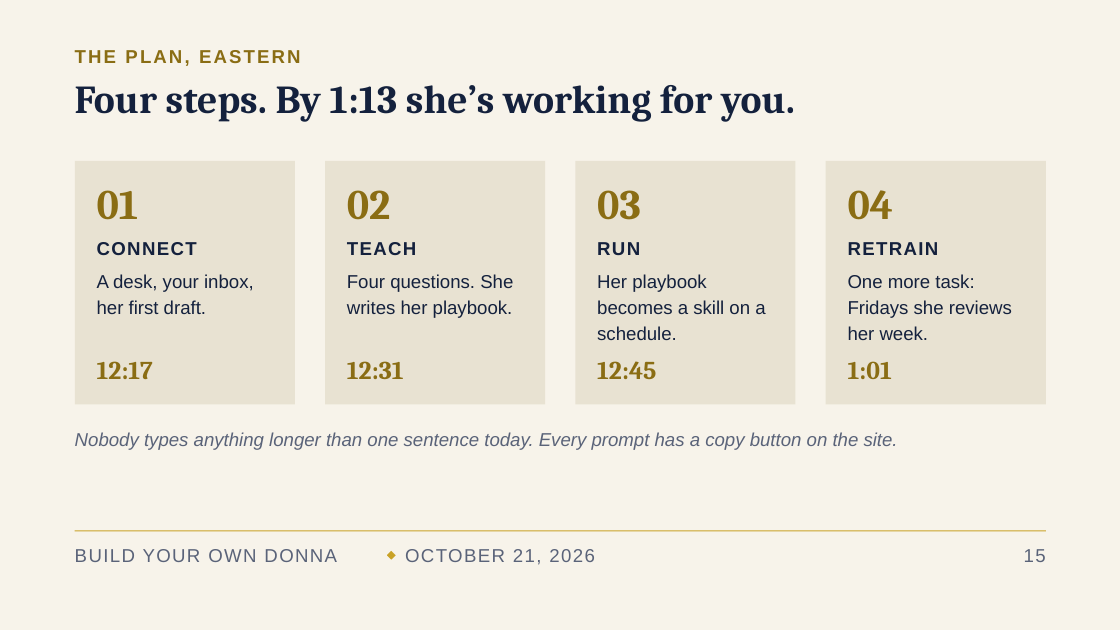
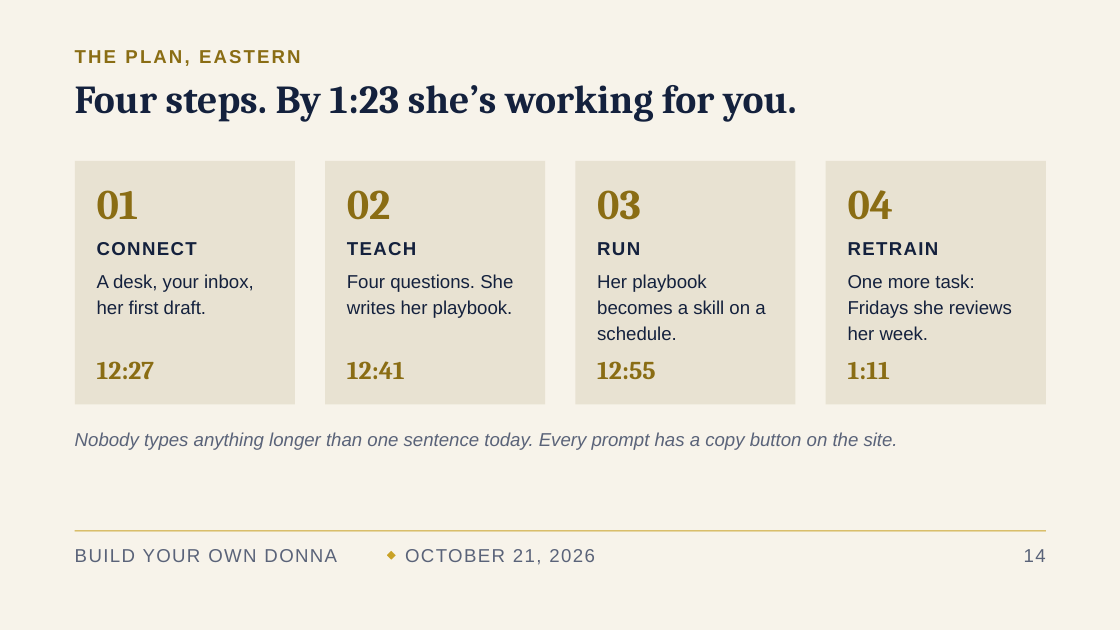
Before and after one commit to denisekgosnell/Donna, a slide deck: slide 15 of decks/build-your-own-donna-v3.pptx (slide 16 before the commit). Drawn at 1120x630 pixels with LibreOffice and Linux fonts; fonts in the diff are those of the drawing. Boxes give left, top, right and bottom in pixels: in the first picture for what was removed or moved away, otherwise in the second. Text is boxed around its words. In the diff, an @@ line names an element or a change of style, - is before the commit and + after.

```diff
--- a/decks/build-your-own-donna-v3.pptx
+++ b/decks/build-your-own-donna-v3.pptx
@@ text at [75, 85, 797, 122]: text changed @@
-Four steps. By 1:13 she’s working for you.
+Four steps. By 1:23 she’s working for you.
@@ text at [97, 361, 155, 379]: text changed @@
-12:17
+12:27
@@ text at [347, 361, 405, 379]: text changed @@
-12:31
+12:41
@@ text at [597, 361, 656, 379]: text changed @@
-12:45
+12:55
@@ text at [848, 362, 890, 379]: text changed @@
-1:01
+1:11
@@ text at [1024, 549, 1046, 562]: text changed @@
-15
+14
```
Also in this commit, not shown: 17 other slides changed, 11 other files.
